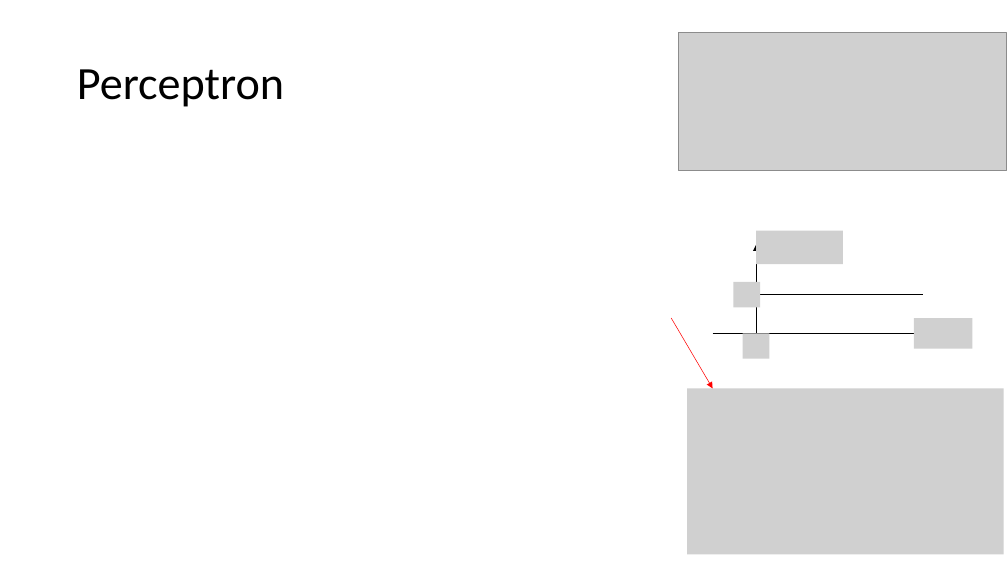
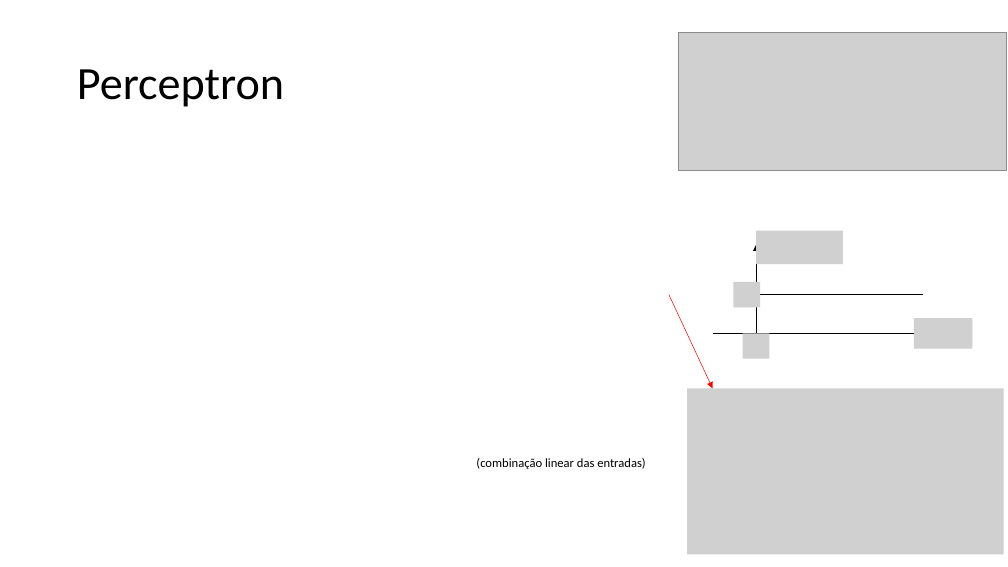
Before and after one commit to zz4fap/t320_aprendizado_de_maquina, a slide deck: slide 16 of slides/T320_Redes_Neurais_Artificiais (Parte I).pptx. Drawn at 1008x567 pixels with LibreOffice and Linux fonts; fonts in the diff are those of the drawing; grey boxes stand for pictures. Boxes give left, top, right and bottom in pixels: in the first picture for what was removed or moved away, otherwise in the second. Text is boxed around its words. In the diff, an @@ line names an element or a change of style, - is before the commit and + after.

```diff
--- a/slides/T320_Redes_Neurais_Artificiais (Parte I).pptx
+++ b/slides/T320_Redes_Neurais_Artificiais (Parte I).pptx
@@ arrow moved from (671, 318) - (713, 389) to (669, 295) - (713, 389) @@
@@ text added at (476,458,645,469), 12 pt, text #000000 @@
+(combinação linear das entradas)
```
Also in this commit, not shown: 11 other slides changed, 4 other files.
